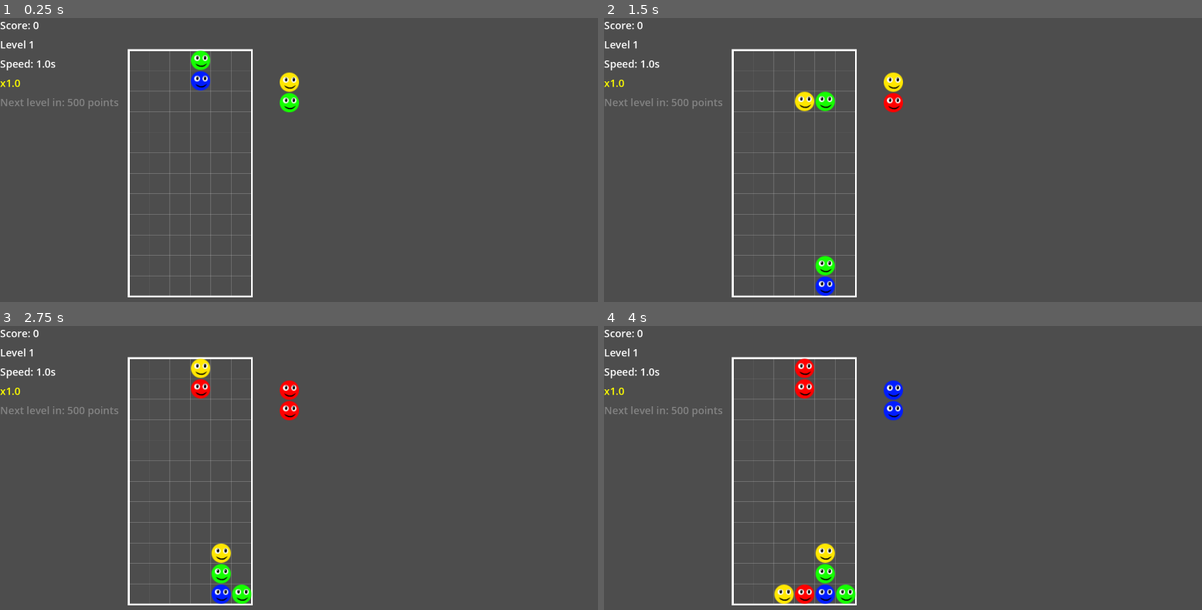
Above: before the commit, frames 1-4 (two rows, left to right).
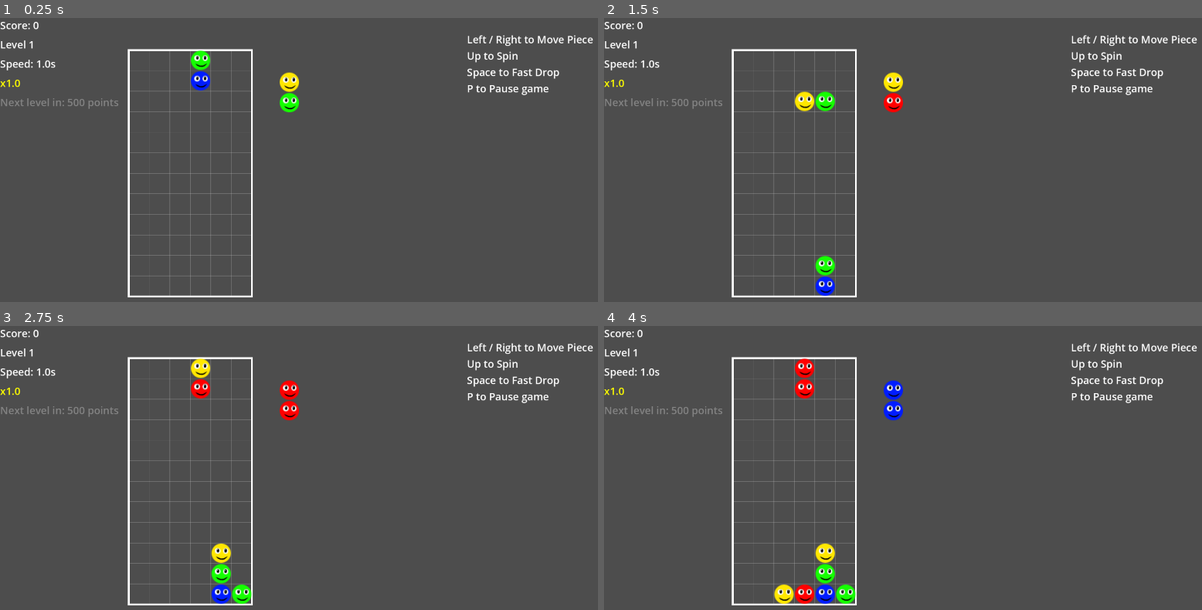
Above: after the commit, the same moments.

Repository: csmallfield/PuyoPuyo
Game: Godot game, scene res://scenes/Main.tscn
Same seed, same stepped clock (60 frames per second), same inputs: the game is played once before the commit and once after it. The engine's default icon, where the game draws it, is replaced by a stand-in: a white triangle on a blue panel in a dark square.
Inputs:
- Up to frame 1 (0.25 s): no input
- Up to frame 2 (1.5 s): tap Enter at 0.5 s; hold Right (move_right) 0.53-1.28 s; hold Space (fast_drop) 0.53-1.28 s; tap R (restart) at 1.25 s; hold Down (move_down) from 1.28 s (still down); tap Up (rotate_piece) at 1.35 s
- Up to frame 3 (2.75 s): tap R (restart) at 2 s; release Down (move_down) at 2.03 s; hold Right (move_right) from 2.03 s (still down); hold Space (fast_drop) from 2.03 s (still down)
- Up to frame 4 (4 s): tap R (restart) at 2.75, 3.5 s; release Space (fast_drop) at 2.78 s; tap Up (rotate_piece) at 2.85 s; release Right (move_right) at 3.53 s; hold Left (move_left) from 3.53 s (still down); hold Space (fast_drop) from 3.53 s (still down)

The runs differ from the first frame. In frame 1, 0.8% of the frame differs, in the area x 78-100%, y 5-28%; in frame 2, 0.8%; in frame 3, 0.8%; in frame 4, 0.8%.

Commit message:
Added some bomb explosion effects
Some more fun visuals including camera shake and blinking.

Diff:
--- a/puyopuyo_prototype/scenes/Main.tscn
+++ b/puyopuyo_prototype/scenes/Main.tscn
@@ -124,3 +124,14 @@
 [node name="RestartButton" type="Button" parent="UI/PausePanel/VBoxContainer"]
 layout_mode = 2
 text = "Restart Game"
+
+[node name="Instructions" type="Label" parent="UI"]
+layout_mode = 0
+offset_left = 726.0
+offset_top = 22.0
+offset_right = 923.0
+offset_bottom = 123.0
+text = "Left / Right to Move Piece
+Up to Spin
+Space to Fast Drop
+P to Pause game"
--- a/puyopuyo_prototype/scripts/Grid.gd
+++ b/puyopuyo_prototype/scripts/Grid.gd
@@ -4,7 +4,8 @@
 signal game_over
 
 const CELL_SIZE = 32
-const LANDING_GRACE_PERIOD = 0.5  # Time in seconds players can move after landing
+const LANDING_GRACE_PERIOD = 0.25  # Time in seconds players can move after landing
+const BOMB_SHAKE_INTENSITY = 8.0  # Pixels of shake - adjustable
 const Piece = preload("res://scenes/Piece.tscn")
 
 var grid_data = []
@@ -18,11 +19,18 @@
 var is_in_grace_period = false
 var piece_has_landed = false
 
+# Camera shake variables
+var original_position = Vector2.ZERO
+var shake_timer = 0.0
+var shake_duration = 0.0
+var is_shaking = false
+
 @onready var piece_pair_scene = preload("res://scenes/PiecePair.tscn")
 
 func _ready():
 	initialize_grid()
-	position = Vector2(200, 50)  # Offset from screen edge
+	original_position = Vector2(200, 50)  # Store original offset
+	position = original_position
 
 func _draw():
 	# Draw grid lines
@@ -50,6 +58,22 @@
 func _process(delta):
 	if GameState.current_state != GameState.State.PLAYING:
 		return
+
+	# Handle camera shake
+	if is_shaking:
+		shake_timer += delta
+		if shake_timer >= shake_duration:
+			# Shake finished
+			is_shaking = false
+			position = original_position
+		else:
+			# Apply shake offset
+			var shake_strength = (1.0 - (shake_timer / shake_duration)) * BOMB_SHAKE_INTENSITY
+			var shake_offset = Vector2(
+				randf_range(-shake_strength, shake_strength),
+				randf_range(-shake_strength, shake_strength)
+			)
+			position = original_position + shake_offset
 
 	if current_piece_pair and not clearing_matches:
 		# Handle landing grace period
@@ -107,6 +131,11 @@
 	next_piece_pair = piece_pair_scene.instantiate()
 	add_child(next_piece_pair)
 	next_piece_pair.set_pixel_position(Vector2(250, 50))  # Show next piece area
+
+func start_camera_shake(duration: float):
+	is_shaking = true
+	shake_timer = 0.0
+	shake_duration = duration
 
 func reset_landing_state():
 	is_in_grace_period = false
@@ -235,7 +264,7 @@
 	check_and_clear_matches()
 
 func activate_bombs_after_gravity():
-	# Find all bombs on the board and activate them
+	# Find all bombs on the board
 	var bombs_to_activate = []
 
 	for y in range(GameState.grid_height):
@@ -244,18 +273,51 @@
 			if piece != null and piece.is_bomb:
 				bombs_to_activate.append(Vector2(x, y))
 
-	# Activate each bomb found
-	for bomb_pos in bombs_to_activate:
-		activate_bomb(bomb_pos)
-
-	# If any bombs were activated, apply gravity again to fill the gaps
+	# If any bombs found, activate them all with dramatic effect
 	if bombs_to_activate.size() > 0:
+		await activate_bombs_with_effects(bombs_to_activate)
+
+		# Apply gravity again to fill the gaps
 		apply_gravity()
 		# Wait for gravity animations to complete
 		await get_tree().create_timer(0.4).timeout
 
-func activate_bomb(bomb_pos):
-	print("Activating bomb at position: ", bomb_pos)
+func activate_bombs_with_effects(bomb_positions: Array):
+	print("Activating ", bomb_positions.size(), " bombs with effects")
+
+	# Collect all pieces that will be affected by all bombs
+	var all_affected_pieces = []
+	var all_affected_positions = []
+
+	# Process each bomb to find what it affects
+	for bomb_pos in bomb_positions:
+		var affected_pieces = get_bomb_affected_pieces(bomb_pos)
+
+		# Add bomb itself to affected pieces
+		affected_pieces.append(bomb_pos)
+
+		# Merge with total affected pieces (avoid duplicates)
+		for piece_pos in affected_pieces:
+			if not piece_pos in all_affected_positions:
+				all_affected_positions.append(piece_pos)
+				all_affected_pieces.append(grid_data[piece_pos.y][piece_pos.x])
+
+	# Phase 1: Blink effect on all affected pieces
+	await create_blink_effect(all_affected_pieces)
+
+	# Phase 2: Explosion effect with camera shake
+	start_camera_shake(0.4)
+	await create_explosion_effect(all_affected_positions)
+
+	# Calculate and award points
+	var pieces_cleared = all_affected_positions.size()
+	if pieces_cleared > 0:
+		var bomb_points = pieces_cleared * 10
+		GameState.add_score(bomb_points)
+		print("Bombs cleared ", pieces_cleared, " pieces for ", bomb_points, " points")
+
+func get_bomb_affected_pieces(bomb_pos: Vector2) -> Array:
+	print("Analyzing bomb at position: ", bomb_pos)
 
 	# Find target color using priority: down, up, left, right
 	var target_color = null
@@ -276,36 +338,81 @@
 				target_is_bubble = adjacent_piece.is_bubble
 				break
 
-	# If no target found, bomb does nothing (shouldn't happen with proper placement)
+	# If no target found, bomb affects nothing
 	if target_color == null:
-		print("Bomb found no target - removing bomb only")
-		grid_data[bomb_pos.y][bomb_pos.x].queue_free()
-		grid_data[bomb_pos.y][bomb_pos.x] = null
-		return
+		print("Bomb found no target")
+		return []
 
 	print("Bomb targeting color: ", target_color, " (is_bubble: ", target_is_bubble, ")")
 
-	# Clear all pieces of the target color/type from the board
-	var pieces_cleared = 0
+	# Find all pieces of the target color/type
+	var affected_positions = []
 	for y in range(GameState.grid_height):
 		for x in range(GameState.grid_width):
 			var piece = grid_data[y][x]
+			if piece != null and not piece.is_bomb:
+				# Include if it matches the target (either color match or both are bubbles)
+				if (target_is_bubble and piece.is_bubble) or (not target_is_bubble and not piece.is_bubble and piece.color == target_color):
+					affected_positions.append(Vector2(x, y))
+
+	return affected_positions
+
+func create_blink_effect(affected_pieces: Array):
+	var blink_duration = 0.3
+	var blink_count = 3
+	var blink_interval = blink_duration / (blink_count * 2)
+
+	# Store original colors
+	var original_colors = []
+	for piece in affected_pieces:
+		if piece != null:
+			original_colors.append(piece.color)
+
+	# Blink sequence
+	for blink in range(blink_count):
+		# Flash to white
+		for i in range(affected_pieces.size()):
+			var piece = affected_pieces[i]
 			if piece != null:
-				# Clear if it matches the target (either color match or both are bubbles)
-				if (target_is_bubble and piece.is_bubble) or (not target_is_bubble and not piece.is_bubble and piece.color == target_color):
-					piece.queue_free()
-					grid_data[y][x] = null
-					pieces_cleared += 1
-
-	# Remove the bomb itself
-	grid_data[bomb_pos.y][bomb_pos.x].queue_free()
-	grid_data[bomb_pos.y][bomb_pos.x] = null
-
-	# Add score for pieces cleared by bomb (small amount per piece)
-	if pieces_cleared > 0:
-		var bomb_points = pieces_cleared * 10  # 10 points per piece cleared
-		GameState.add_score(bomb_points)
-		print("Bomb cleared ", pieces_cleared, " pieces for ", bomb_points, " points")
+				piece.modulate = Color.WHITE
+
+		await get_tree().create_timer(blink_interval).timeout
+
+		# Flash back to original
+		for i in range(affected_pieces.size()):
+			var piece = affected_pieces[i]
+			if piece != null:
+				piece.modulate = Color(original_colors[i])
+
+		await get_tree().create_timer(blink_interval).timeout
+
+func create_explosion_effect(affected_positions: Array):
+	var explosion_duration = 0.3
+	var tweens = []
+
+	# Create explosion animation for all affected pieces
+	for pos in affected_positions:
+		var piece = grid_data[pos.y][pos.x]
+		if piece != null:
+			var tween = create_tween()
+			tweens.append(tween)
+
+			# Scale up larger than normal matches, then down to 0
+			tween.tween_property(piece, "scale", Vector2(2.0, 2.0), explosion_duration * 0.4)
+			tween.tween_property(piece, "scale", Vector2(0, 0), explosion_duration * 0.6)
+
+			# Add more dramatic rotation
+			tween.parallel().tween_property(piece, "rotation", PI * 1.0, explosion_duration)
+
+	# Wait for all animations to complete
+	if tweens.size() > 0:
+		await tweens[0].finished
+
+	# Remove all affected pieces
+	for pos in affected_positions:
+		if grid_data[pos.y][pos.x] != null:
+			grid_data[pos.y][pos.x].queue_free()
+			grid_data[pos.y][pos.x] = null
 
 func check_and_clear_matches():
 	clearing_matches = true
